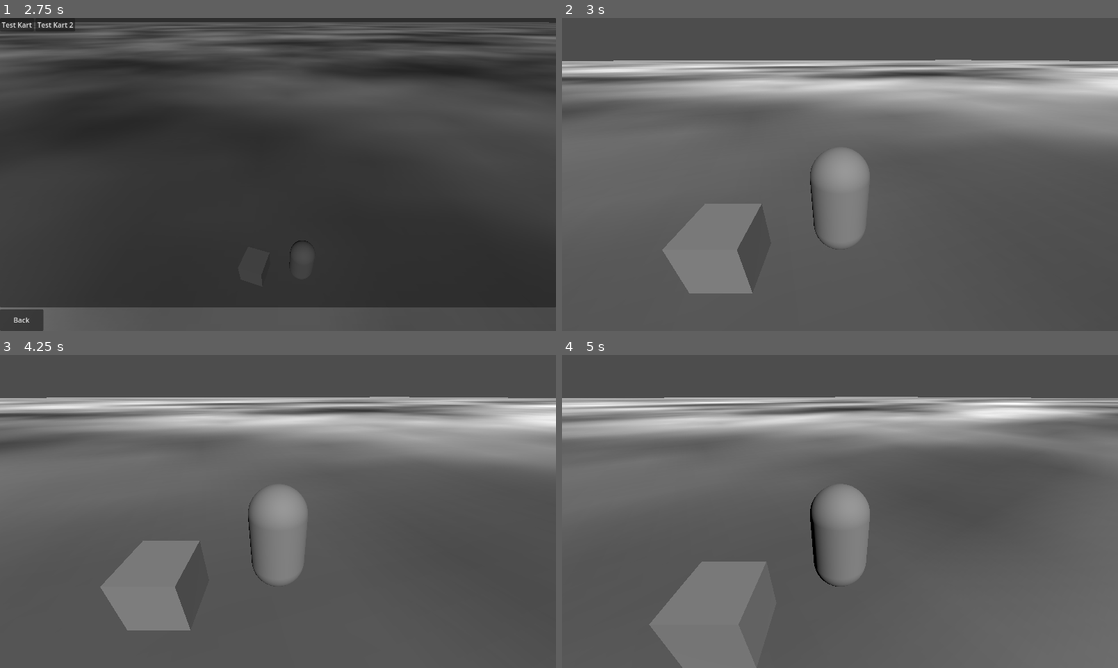
Above: before the commit, frames 1-4 (two rows, left to right).
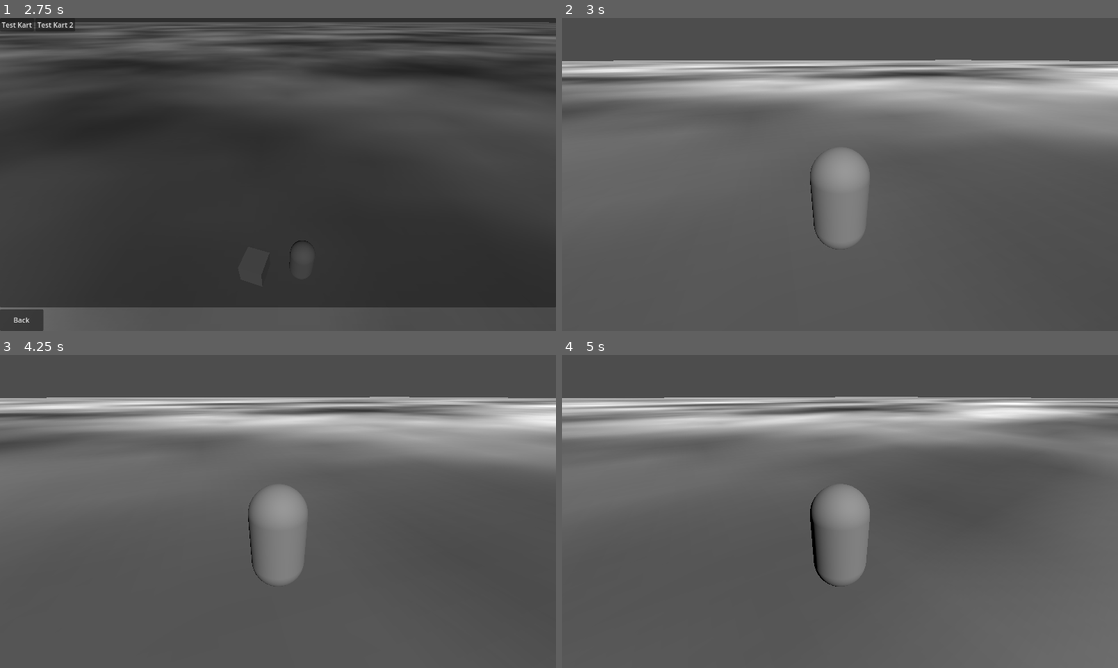
Above: after the commit, the same moments.

Repository: CoffeeCoder1/superpeterkart
Game: Godot game, scene res://scenes/main.tscn
The game is run twice, just before and just after one commit, with the same random seed, the same clock (stepped at 60 frames per second) and the same inputs.
Inputs:
- Up to frame 1 (2.75 s): tap Enter at 0.5 s; hold Right (ui_right) 0.53-1.25 s; hold N (player1_boost) 0.53-1.25 s; click "Create Game" at 1.25 s; click "1 Player" at 2 s
- Up to frame 2 (3 s): click "Test Kart" at 2.75 s
- Up to frame 3 (4.25 s): tap Space at 3.5 s; hold Down (ui_down) from 3.53 s (still down); tap N (player1_boost) at 3.6 s
- Up to frame 4 (5 s): release Down (ui_down) at 4.28 s; hold Right (ui_right) from 4.28 s (still down); hold N (player1_boost) from 4.28 s (still down)

Frame 1 is identical in both runs. In frame 2, 3.5% of the frame differs, in the area x 18-36%, y 59-88%; in frame 3, 3.5%; in frame 4, 4.8%, in the area x 15-37%, y 66-100%.

Commit message:
Unload the menu scene when the menu is exited

Diff:
--- a/scenes/main.gd
+++ b/scenes/main.gd
@@ -14,4 +14,7 @@
 
 
 func _on_menu_game_started(karts: Array[Node]) -> void:
+	var menu = self.get_node("Menu")
+	self.remove_child(menu)
+	menu.call_deferred("free")
 	$Game.new_game(karts)
